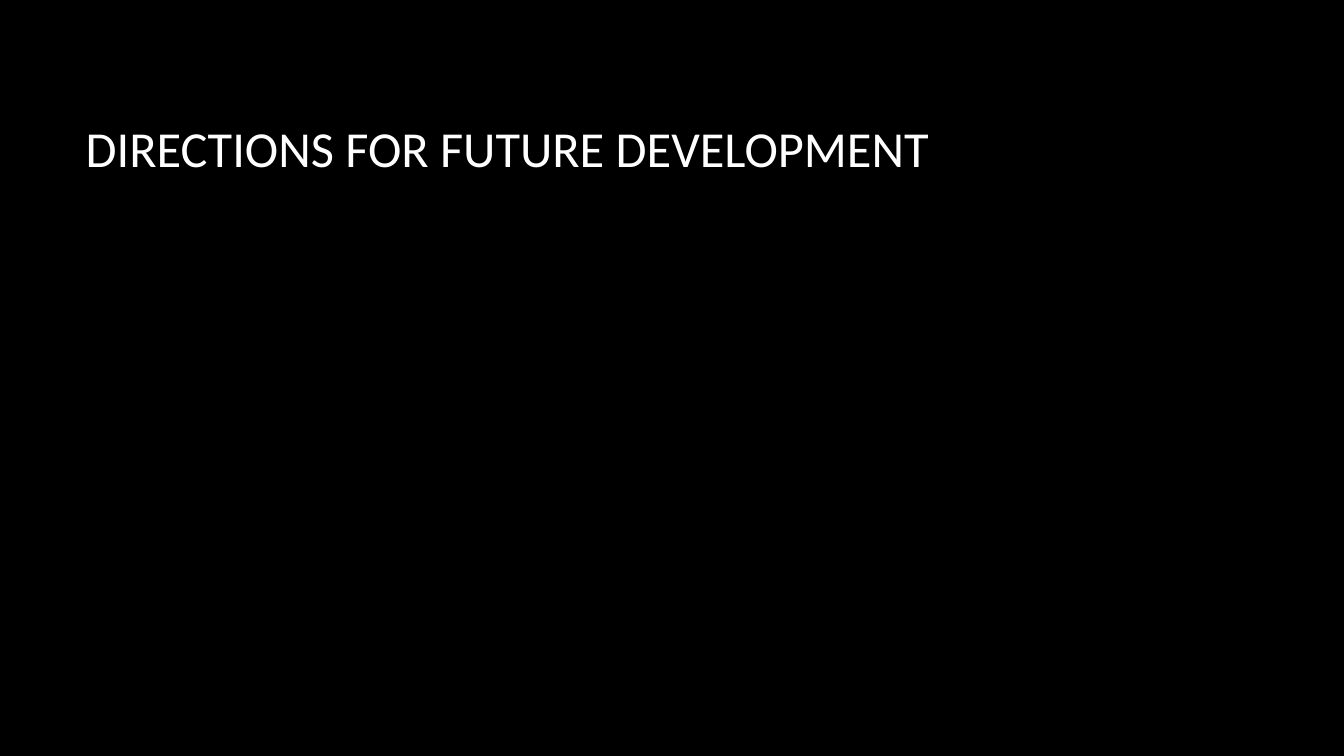
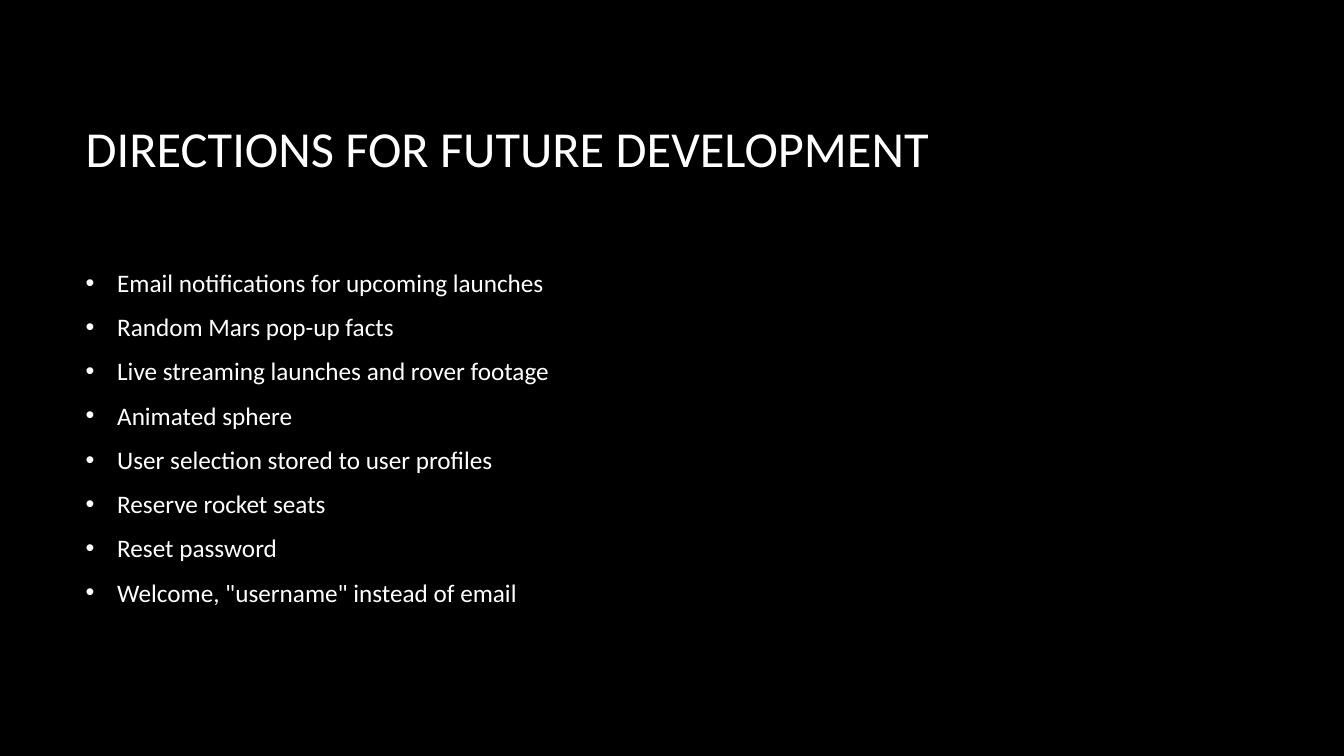
Before and after one commit to FenixTrax18/Project-2, a slide deck: slide 7 of Red Planet Voyagers.pptx. Drawn at 1344x756 pixels with LibreOffice and Linux fonts; fonts in the diff are those of the drawing; background and template pictures are left out. Boxes give left, top, right and bottom in pixels: in the first picture for what was removed or moved away, otherwise in the second. Text is boxed around its words. In the diff, an @@ line names an element or a change of style, - is before the commit and + after.

```diff
--- a/Red Planet Voyagers.pptx
+++ b/Red Planet Voyagers.pptx
@@ text added at [117,274,549,605], 18 pt, text #FFFFFF @@
+• Email notifications for upcoming launches
+• Random Mars pop-up facts
+• Live streaming launches and rover footage
+• Animated sphere
+• User selection stored to user profiles
+• Reserve rocket seats
+• Reset password
+• Welcome, "username" instead of email
```
Also in this commit, not shown: 5 other slides changed.
